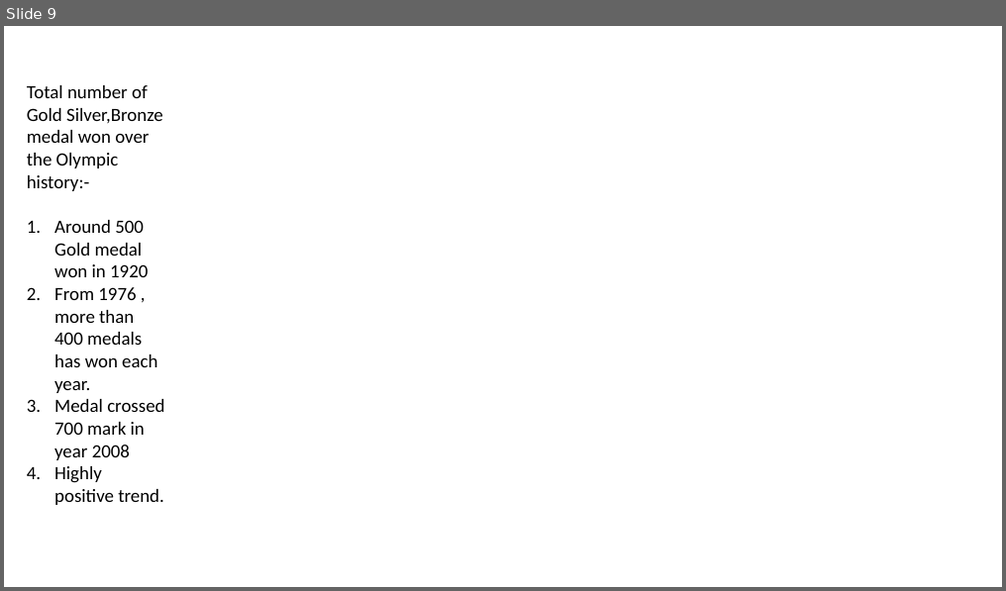
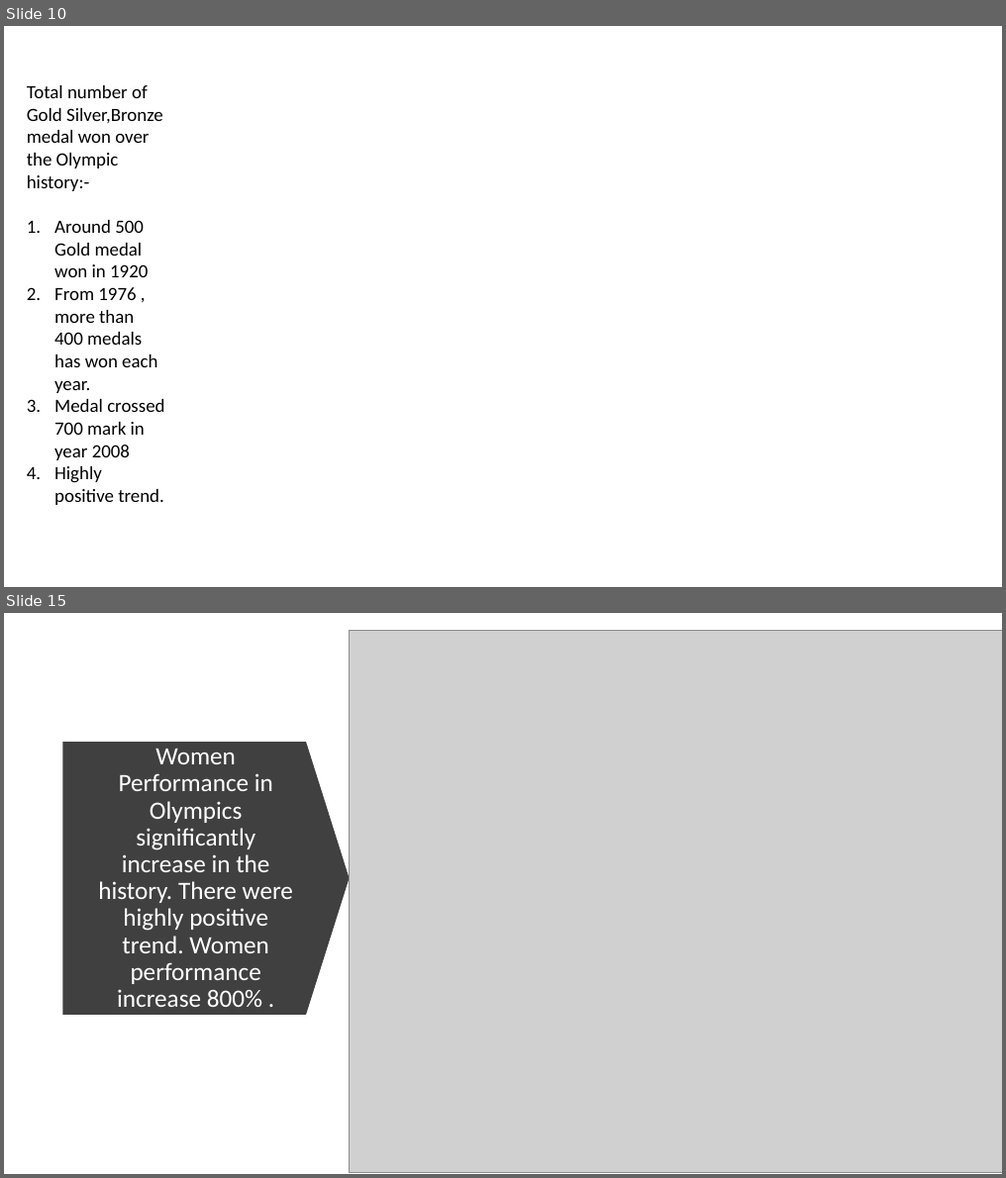
Before and after one commit to harjeet31/Summer-Olympics-EDA, a slide deck: Summer Olympics - EDA.pptx. Shown one above the other, each under a label of ours: slide 9 before the commit, slides 10 and 15 after it; the slides between them are not shown. The pictures are 1006x591 and 1006x1178 pixels, drawn with LibreOffice and Linux fonts; fonts in the diff are those of the drawing; grey boxes stand for pictures; background and template pictures are left out. Boxes give left, top, right and bottom in pixels: in the first picture for what was removed or moved away, otherwise in the second. Text is boxed around its words. In the diff, an @@ line names an element or a change of style, - is before the commit and + after.

```diff
--- a/Summer Olympics - EDA.pptx
+++ b/Summer Olympics - EDA.pptx
@@ slide 15 added at (x1=4, y1=613, x2=1002, y2=1174), background #FFFFFF @@
@@ picture added at (x1=350, y1=630, x2=1002, y2=1172) @@
@@ down arrow added at (x1=63, y1=742, x2=350, y2=1015), fill #404040 @@
@@ title added at (x1=98, y1=749, x2=293, y2=1007), 24 pt, text #FFFFFF @@
+Women Performance in Olympics significantly increase in the history. There were highly positive trend. Women performance increase 800% .
@@ what was slide 9 is now slide 10 @@
```
Also in this commit, not shown: 5 slides changed, 13 other slides added, 2 slides removed, 2 other files.
